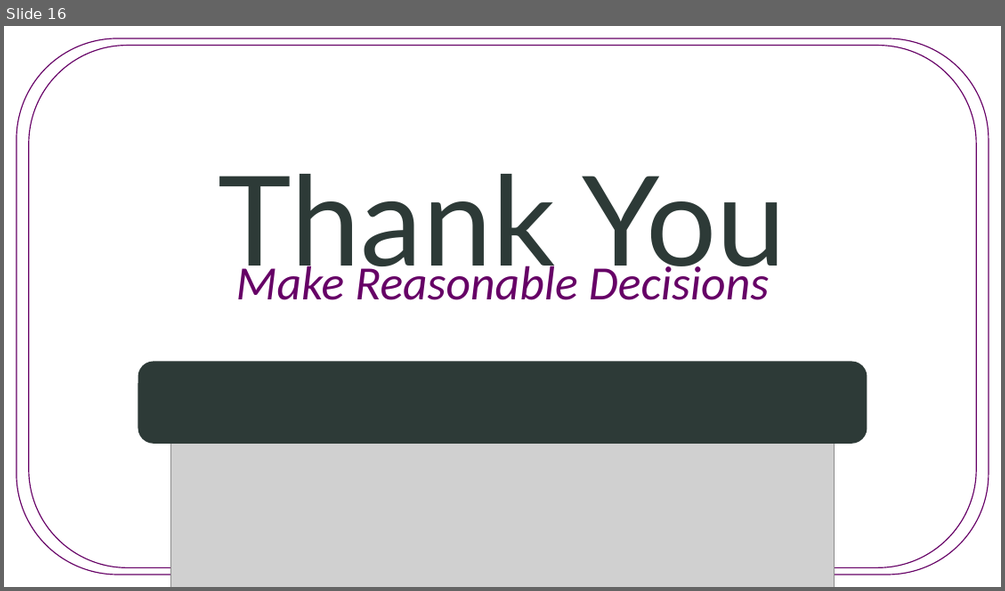
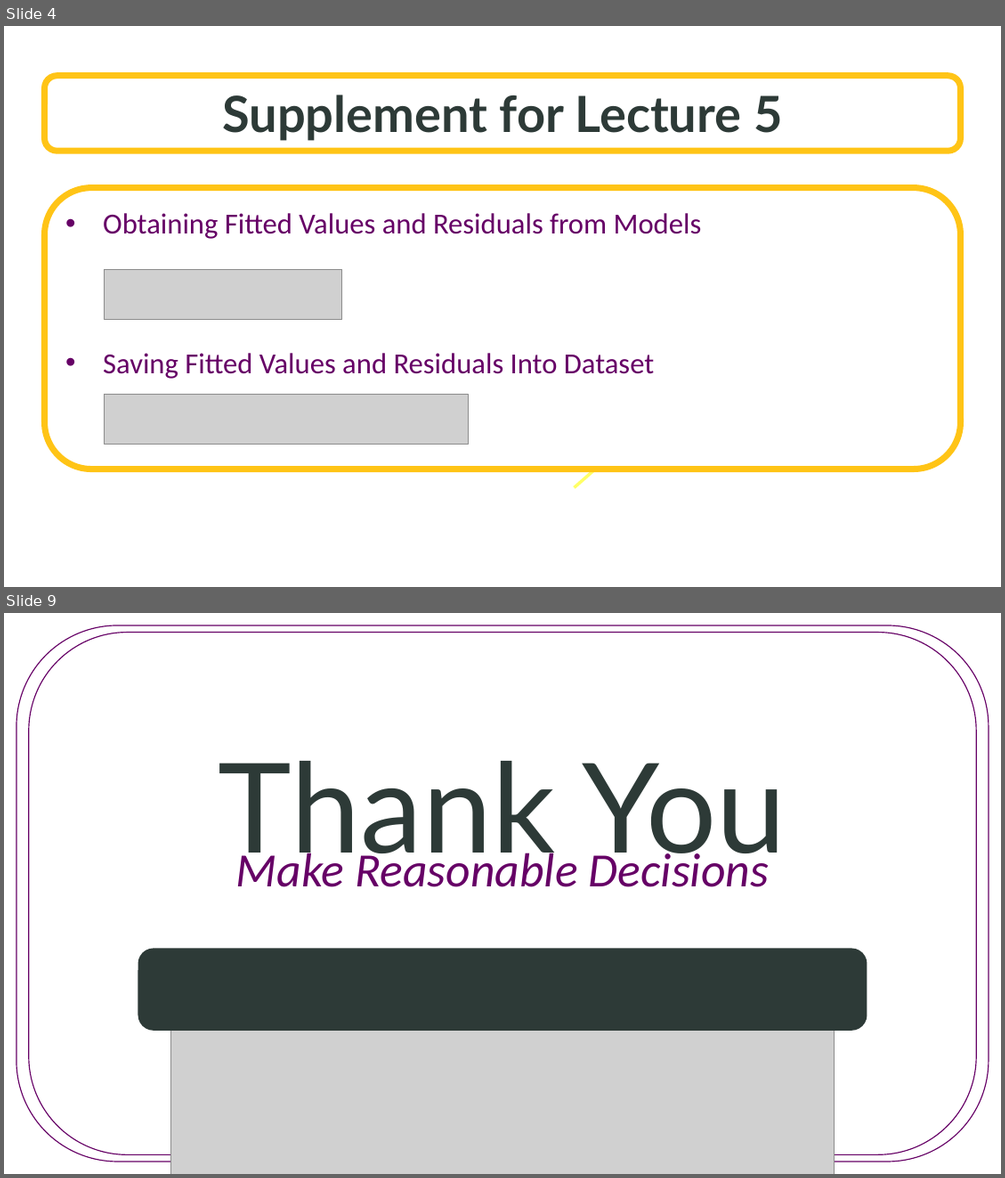
Before and after one commit to SuperMarioGiacomazzo/STOR455_WEBSITE, a slide deck: Lectures/5 - Assessing Conditions.pptx. Shown one above the other, each under a label of ours: slide 16 before the commit, slides 4 and 9 after it; the slides between them are not shown. The pictures are 1005x591 and 1005x1178 pixels, drawn with LibreOffice and Linux fonts; fonts in the diff are those of the drawing; grey boxes stand for pictures; background and template pictures are left out. Boxes give left, top, right and bottom in pixels: in the first picture for what was removed or moved away, otherwise in the second. Text is boxed around its words. In the diff, an @@ line names an element or a change of style, - is before the commit and + after.

```diff
--- a/Lectures/5 - Assessing Conditions.pptx
+++ b/Lectures/5 - Assessing Conditions.pptx
@@ slide 4 added at <box>4,26,1001,587</box>, background picture (left out) @@
@@ rounded rectangle added at <box>44,75,961,151</box>, fill #FFFFFF at 70% opacity, outline #FFC416 6 pt, 48 pt, text #2D3A37, bold @@
+Supplement for Lecture 5
@@ rounded rectangle added at <box>44,187,961,468</box>, fill #FFFFFF, outline #FFC416 6 pt, 28 pt, text #660066 @@
+• Obtaining Fitted Values and Residuals from Models
+• Saving Fitted Values and Residuals Into Dataset
@@ picture added at <box>104,269,342,319</box> @@
@@ picture added at <box>104,394,468,444</box> @@
@@ arrow added from (574, 487) to (624, 444), #FFFF66 3 pt @@
@@ what was slide 16 is now slide 9 @@
```
Also in this commit, not shown: 2 slides changed, 5 other slides added, 13 slides removed, 12 other files.
